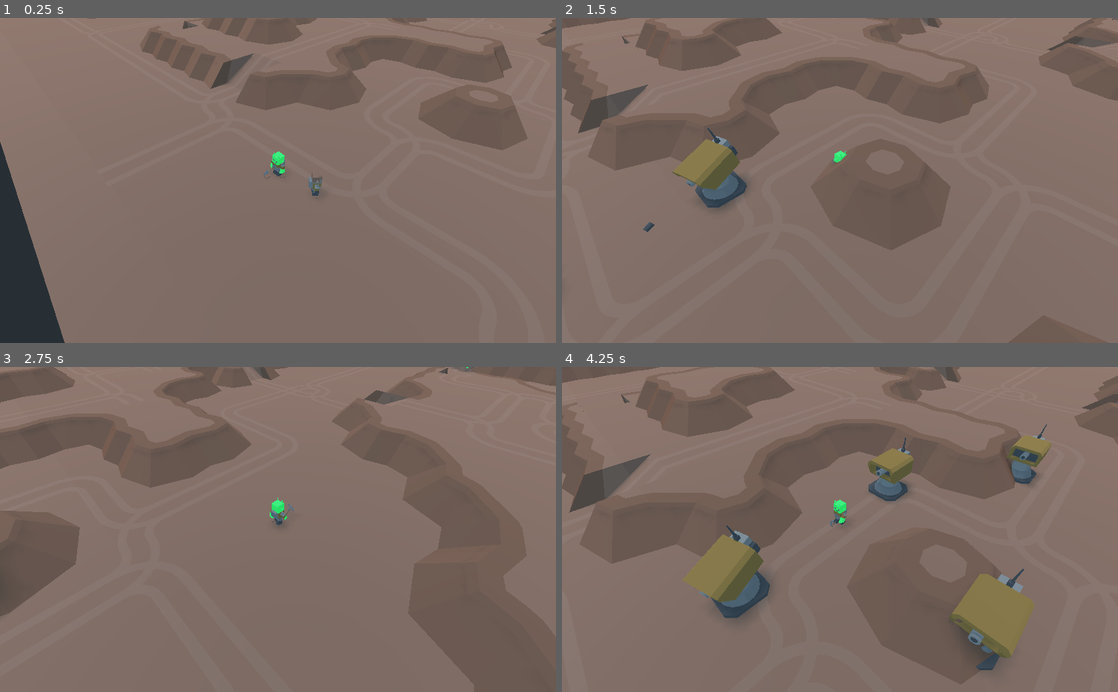
Above: before the commit, frames 1-4 (two rows, left to right).
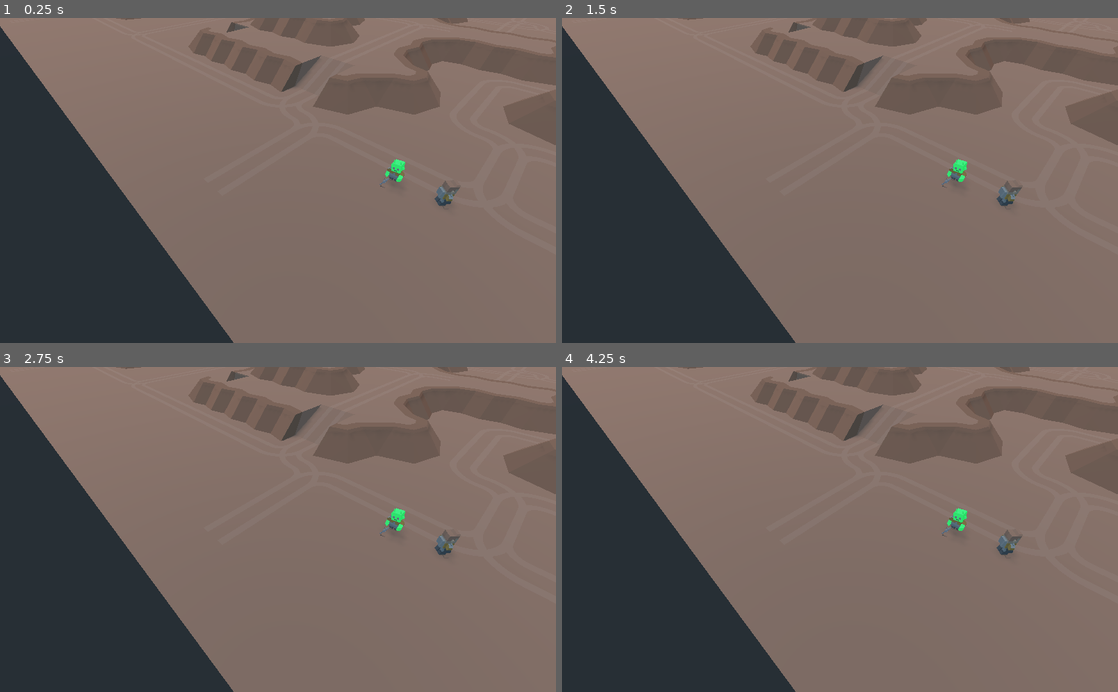
Above: after the commit, the same moments.

Repository: GameDrivenDesign/crusaders-guide-to-die-ning
Game: Godot game, scene res://game/game.tscn
Same seed, same stepped clock (60 frames per second), same inputs: the game is played once before the commit and once after it.
Inputs (mouse positions are in pixels of both pictures, inside the frame that each line leads up to):
- Up to frame 1 (0.25 s): no input
- Up to frame 2 (1.5 s): tap Enter (ui_accept) at 0.5, 0.77 s; move the mouse to (962, 164) at 0.52 s; hold Right (ui_right) 0.53-1.28 s; click (962, 164) at 0.6 s; move the mouse to (728, 196) at 1.27 s; hold Down (ui_down) from 1.28 s (still down); click (728, 196) at 1.35 s
- Up to frame 3 (2.75 s): tap Enter (ui_accept) at 1.52 s; move the mouse to (333, 458) at 2.02 s; release Down (ui_down) at 2.03 s; hold Right (ui_right) from 2.03 s (still down); click (333, 458) at 2.1 s
- Up to frame 4 (4.25 s): move the mouse to (812, 594) at 2.77 s; release Right (ui_right) at 2.78 s; hold Up (ui_up) 2.78-3.53 s; click (812, 594) at 2.85 s; tap Enter (ui_accept) at 3.02, 3.77 s; move the mouse to (1006, 578) at 3.52 s; hold Left (ui_left) from 3.53 s (still down); click (1006, 578) at 3.6 s

The runs differ from the first frame. In frame 1, 28% of the frame differs, in the area x 0-100%, y 0-100%; in frame 2, 34%; in frame 3, 35%; in frame 4, 42%.
Error in both runs: Assertion failed. (res://addons/multiplayer/NetworkGame.gd:84)

Commit message:
changes

Diff:
--- a/alien/alien.gd
+++ b/alien/alien.gd
@@ -1,5 +1,5 @@
 extends KinematicBody
-export var speed = 5
+export var speed = 2
 var direction = Vector3(0,0,0)
 
 var old_position = Vector3(0,0,0)
--- a/alien/alien.tscn
+++ b/alien/alien.tscn
@@ -7,6 +7,7 @@
 [ext_resource path="res://models/crystal.material" type="Material" id=5]
 [ext_resource path="res://models/metal.material" type="Material" id=6]
 [ext_resource path="res://alien/toolPickaxe.glb" type="PackedScene" id=7]
+[ext_resource path="res://addons/multiplayer/Sync.gd" type="Script" id=8]
 
 [sub_resource type="Animation" id=11]
 resource_name = "Idle"
@@ -687,3 +688,8 @@
 [node name="CollisionShape" type="CollisionShape" parent="."]
 transform = Transform( 1, 0, 0, 0, -4.37114e-08, -1, 0, 1, -4.37114e-08, 0, 0.193511, 0 )
 shape = SubResource( 10 )
+
+[node name="Sync" type="Node" parent="."]
+script = ExtResource( 8 )
+interpolated_synced = PoolStringArray( "transform" )
+process_only_network_master = true
Not shown: 1 places in alien/alien.tscn that only renumber resources
